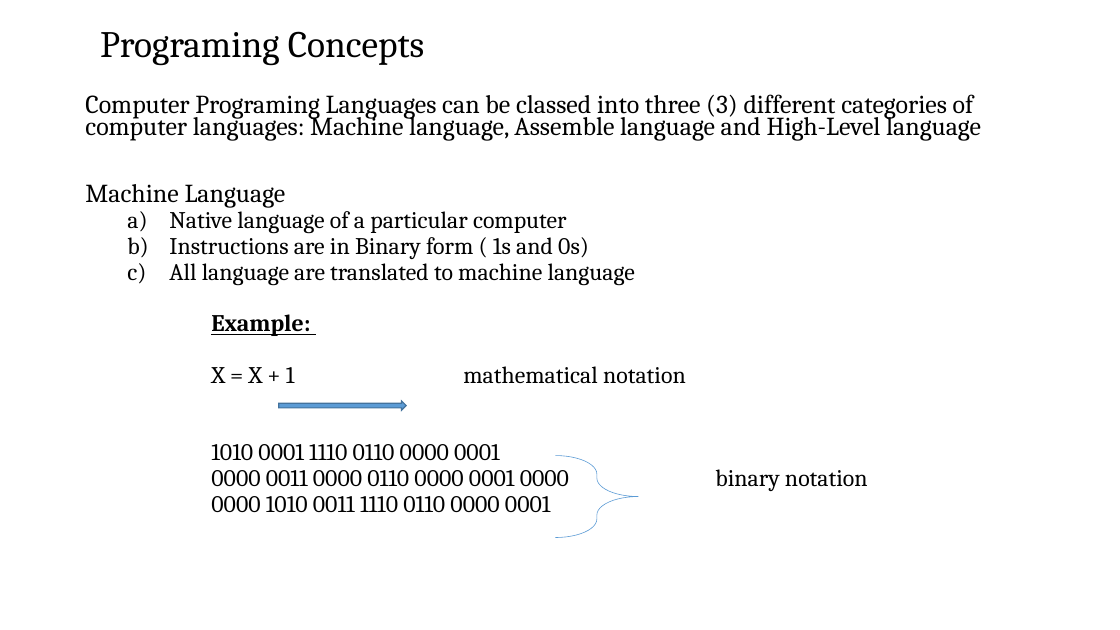
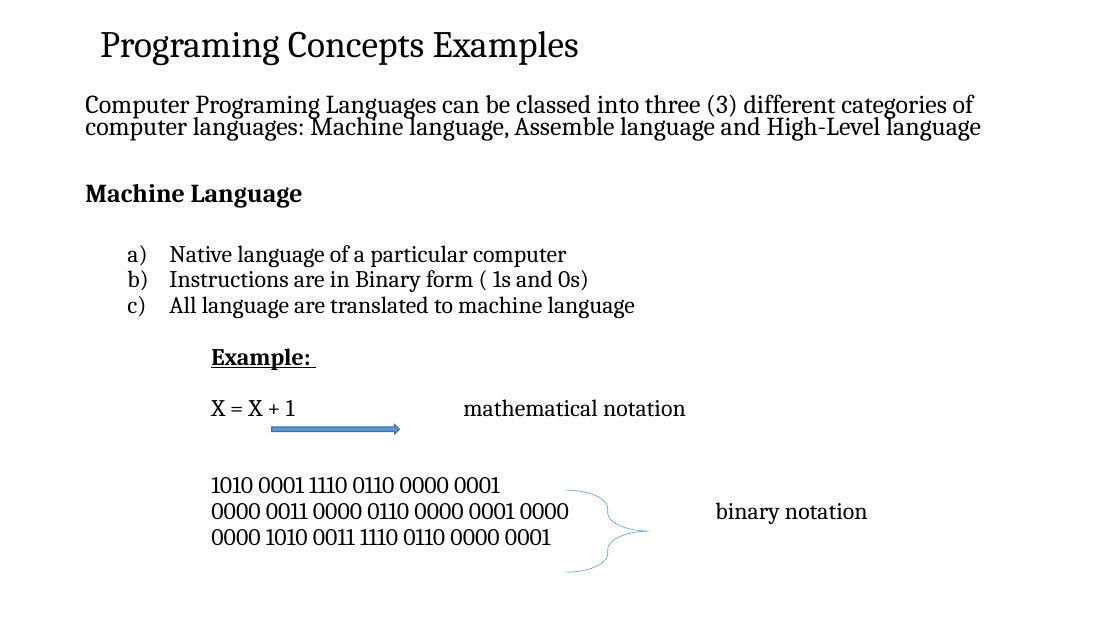
Before and after one commit to josiahkeaton/Training-Materials, a slide deck: slide 5 of Software Testing/Fundamentals of Computer & OS Concepts/Fundamentals of Computing session 6.pptx (slide 3 before the commit). Drawn at 1120x630 pixels with LibreOffice and Linux fonts; fonts in the diff are those of the drawing; background and template pictures are left out. Boxes give left, top, right and bottom in pixels: in the first picture for what was removed or moved away, otherwise in the second. Text is boxed around its words. In the diff, an @@ line names an element or a change of style, - is before the commit and + after.

Commit message:
ppt programming concept

```diff
--- a/Software Testing/Fundamentals of Computer & OS Concepts/Fundamentals of Computing session 6.pptx
+++ b/Software Testing/Fundamentals of Computer & OS Concepts/Fundamentals of Computing session 6.pptx
@@ title at [100, 31, 579, 66]: text changed @@
-Programing Concepts
+Programing Concepts Examples
@@ text at [85, 184, 303, 208]: bold on in "Machine Language" @@
@@ right arrow: place and size @@
-right arrow at [279, 401, 407, 410]
+right arrow at [272, 425, 400, 434]
@@ right brace: place and size @@
-right brace at [555, 455, 639, 538]
+right brace at [566, 491, 649, 573]
```
Also in this commit, not shown: 2 other slides changed, 18 slides added, 1 slide removed.
